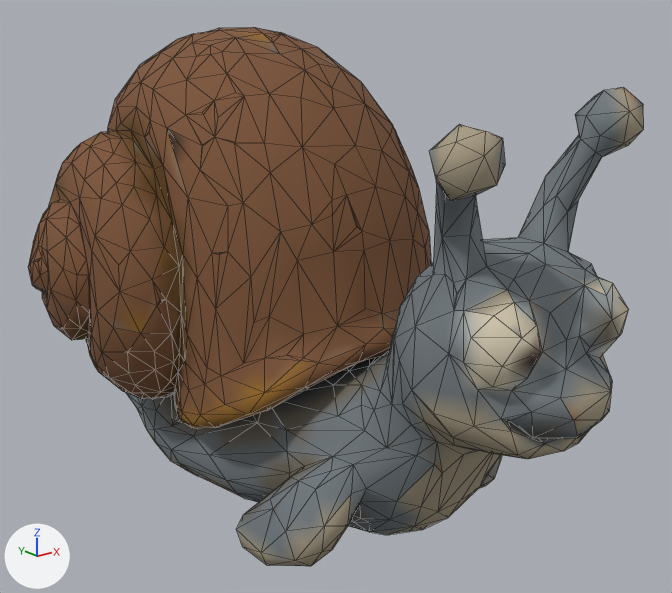
Renders of the glTF model public/models/fish-snail.glb from each side of a commit.
The view is the same before and after, from a 50 mm lens placed at (-0.734, -1.002, 0.352), pointed at (0.035, -0.041, -0.032). The lights are fixed; the arrows at lower left show +X, +Y and +Z. The picture after the commit comes second. Mesh edges are drawn as thin lines. Where no turn or scale is listed for an object, it has been applied to the vertices. Vertices at exactly the same position are counted once.

Objects in the first picture: 'tripo_node_2ce4cf55-dee2-4436-a5fd-986397852fdd'.
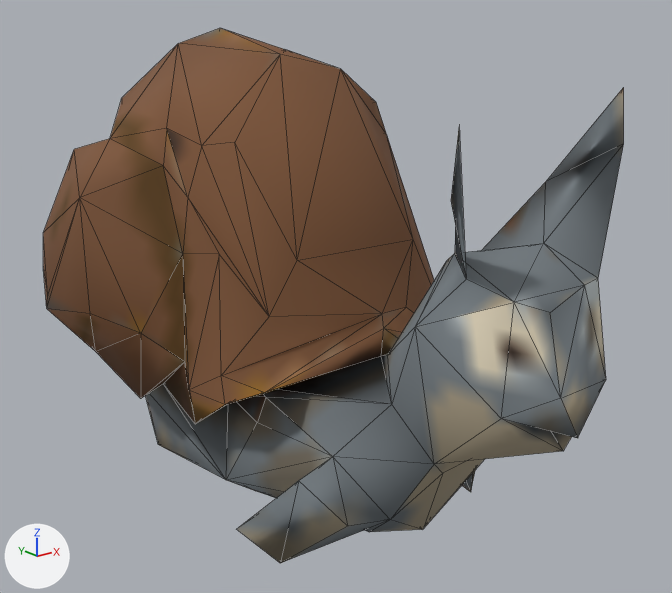
Where the newer file only moved an object's origin or applied its transform, the numbers keep the older frame.

What differs and where, as boxes [x1, y1, x2, y2] in the pictures (672 x 593 px):
'tripo_node_2ce4cf55-dee2-4436-a5fd-986397852fdd', reshaped
    before: [28, 27, 644, 566]
    after: [43, 28, 624, 563]
part 1 of me_tripo_mesh_2ce4cf55_dee2_4436_a5fd_986397852fdd, cut back
    before: [28, 27, 644, 566]
    after: [183, 198, 269, 390]

What the commit changed:
me_tripo_mesh_2ce4cf55_dee2_4436_a5fd_986397852fdd is used by ob_tripo_node_2ce4cf55_dee2_4436_a5fd_986397852fdd; location (0.0, 0.0, 0.0).
me_tripo_mesh_2ce4cf55_dee2_4436_a5fd_986397852fdd had 1219 vertices, 2438 faces and spanned x -0.295..0.295, y -0.5..0.5, z -0.323..0.323.
me_tripo_mesh_2ce4cf55_dee2_4436_a5fd_986397852fdd now has 149 vertices, 292 faces and spans x -0.286..0.294, y -0.488..0.5, z -0.321..0.321.
me_tripo_mesh_2ce4cf55_dee2_4436_a5fd_986397852fdd part 1: 1 vertex moved within x -0.168, y -0.073, z 0.068; 1070 vertices removed from x -0.295..0.295, y -0.5..0.497, z -0.323..0.323.
